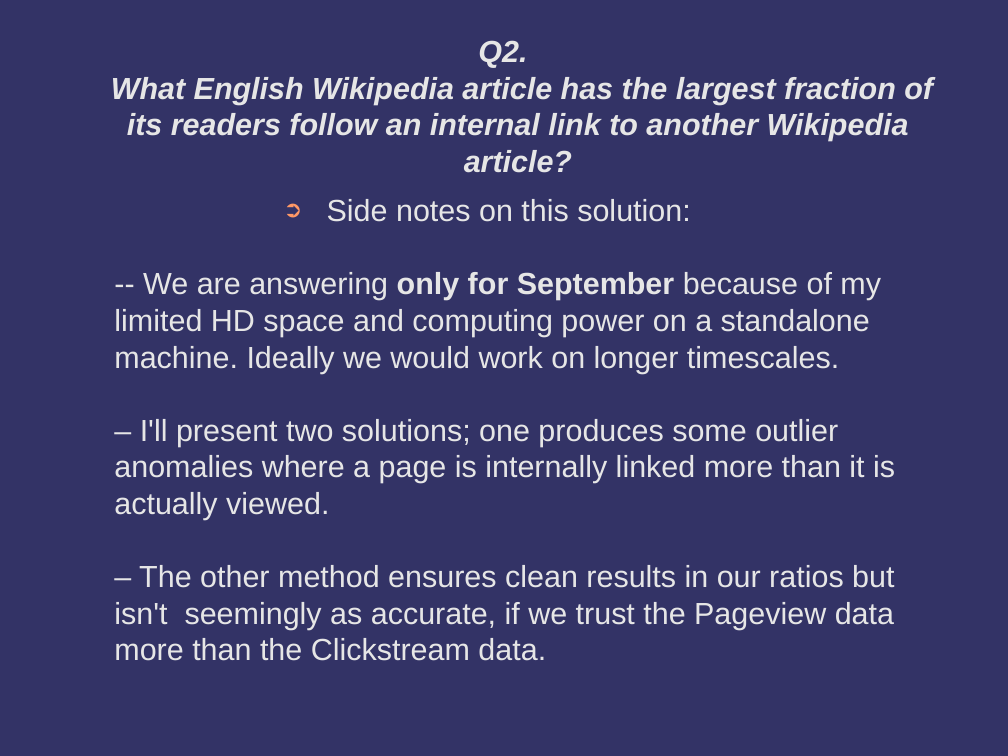
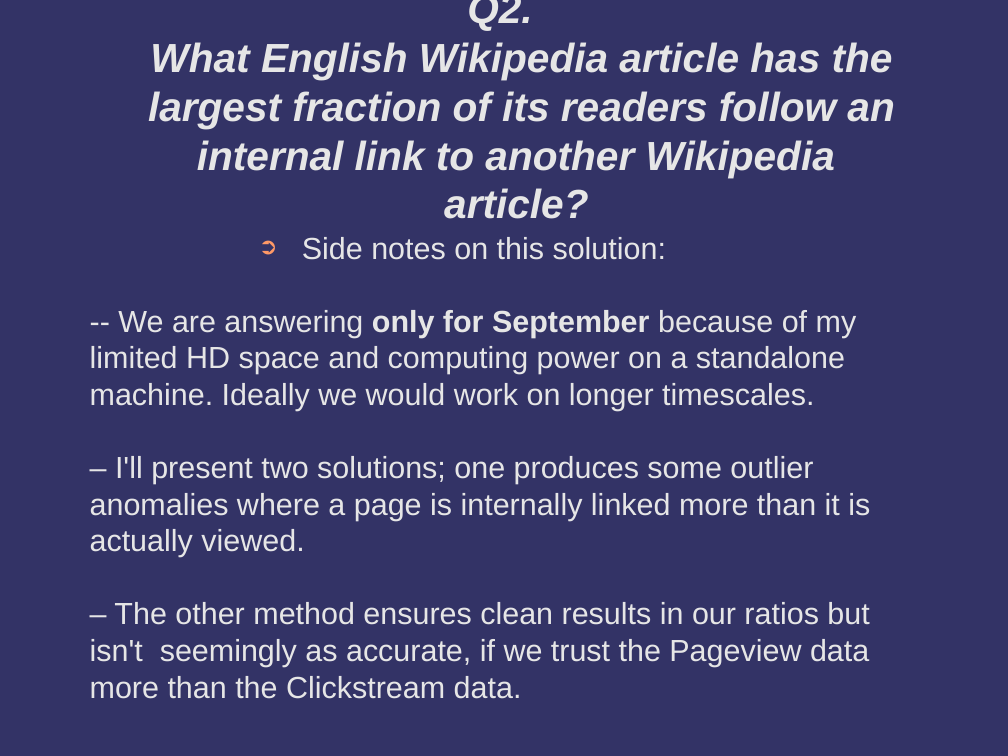
Before and after one commit to TMickle/Project1, a slide deck: slide 4 of project1.odp. Drawn at 1008x756 pixels with LibreOffice and Linux fonts; fonts in the diff are those of the drawing; background and template pictures are left out. Boxes give left, top, right and bottom in pixels: in the first picture for what was removed or moved away, otherwise in the second. Text is boxed around its words. In the diff, an @@ line names an element or a change of style, - is before the commit and + after.

Commit message:
added pdf format powerpoint

```diff
--- a/project1.odp
+++ b/project1.odp
@@ title "Q2. What English Wikipedia article ...": place and size @@
-title "Q2. What English Wikipedia article ..." at (111,40,933,173)
+title "Q2. What English Wikipedia article ..." at (148,0,894,219)
@@ title "Q2. What English Wikipedia article ..." at (148,0,894,219): size 24 to 32 pt @@
@@ text "Side notes on this solution:": place and size @@
-text "Side notes on this solution:" at (114,199,895,629)
+text "Side notes on this solution:" at (90,237,870,667)
```
Also in this commit, not shown: 21 other slides changed, 1 slide added, 1 slide removed, 2 other files.
